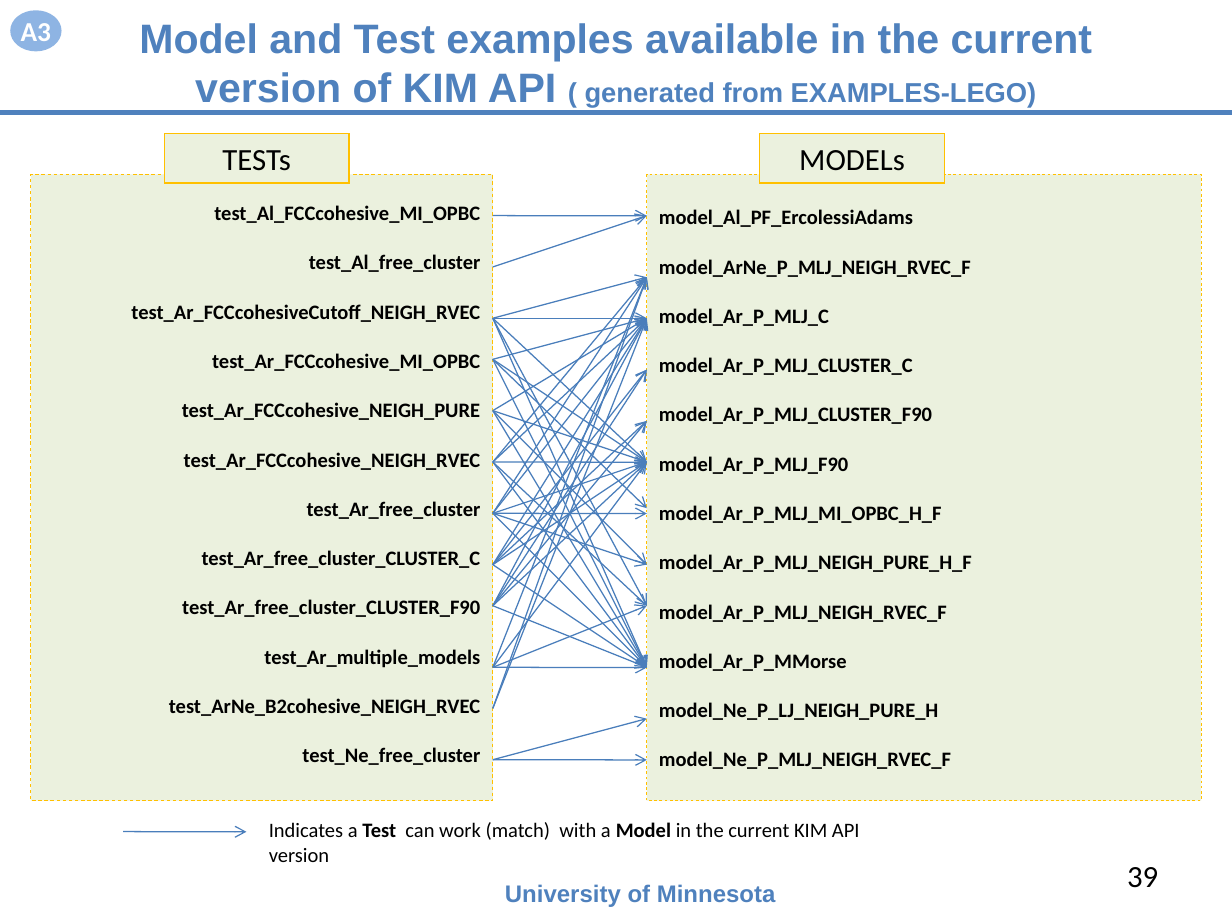
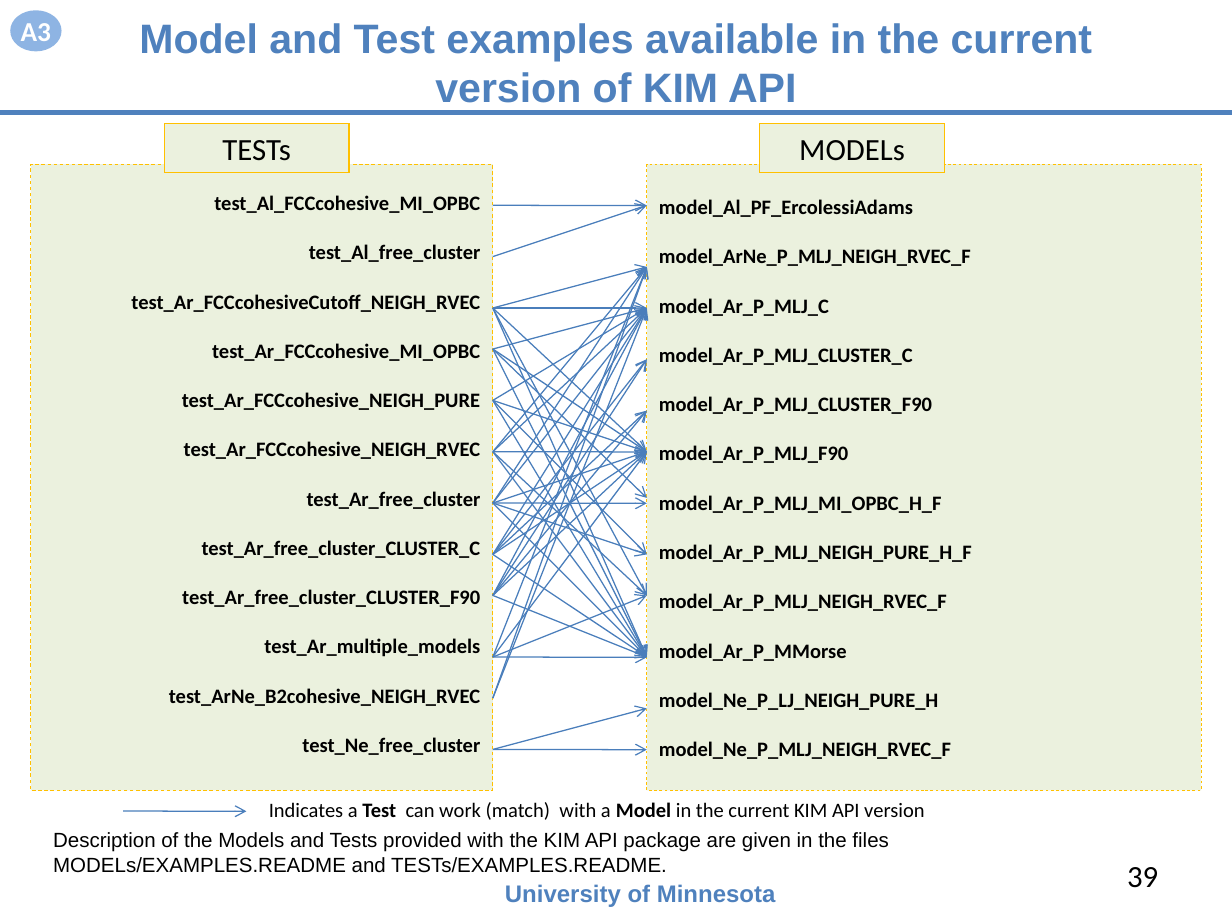
Before and after one commit to openkim/kim-api, a slide deck: slide 39 of DOCs/openkim-api-introduction.pptx. Drawn at 1232x924 pixels with LibreOffice and Linux fonts; fonts in the diff are those of the drawing. Boxes give left, top, right and bottom in pixels: in the first picture for what was removed or moved away, otherwise in the second. Text is boxed around its words. In the diff, an @@ line names an element or a change of style, - is before the commit and + after.

```diff
--- a/DOCs/openkim-api-introduction.pptx
+++ b/DOCs/openkim-api-introduction.pptx
@@ title at (139, 23, 1092, 103): text changed @@
-Model and Test examples available in the current version of KIM API ( generated from EXAMPLES-LEGO)
+Model and Test examples available in the current version of KIM API
@@ 44 arrows, 4 rectangles: place and size @@
-44 arrows, 4 rectangles at (31, 133, 1201, 801)
+44 arrows, 4 rectangles at (31, 123, 1201, 790)
@@ text "Indicates a Test can work ..." rewrapped from (269, 822, 860, 862) to (269, 802, 924, 820) @@
@@ text added at (53, 832, 888, 873), 12 pt, text #000000 @@
+Description of the Models and Tests provided with the KIM API package are given in the files MODELs/EXAMPLES.README and TESTs/EXAMPLES.README.
@@ arrow moved from (123, 832) - (246, 832) to (123, 811) - (246, 812) @@
```
Also in this commit, not shown: 20 other slides changed, 1 slide added, 7 slides removed, 2 other files.
